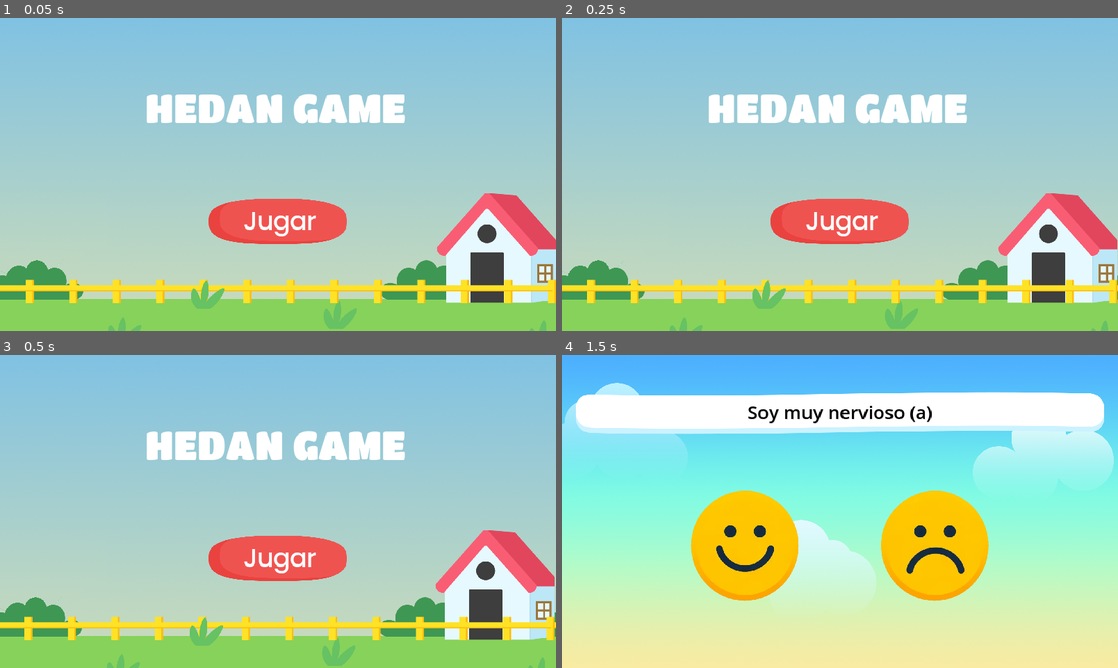
Above: before the commit, frames 1-4 (two rows, left to right).
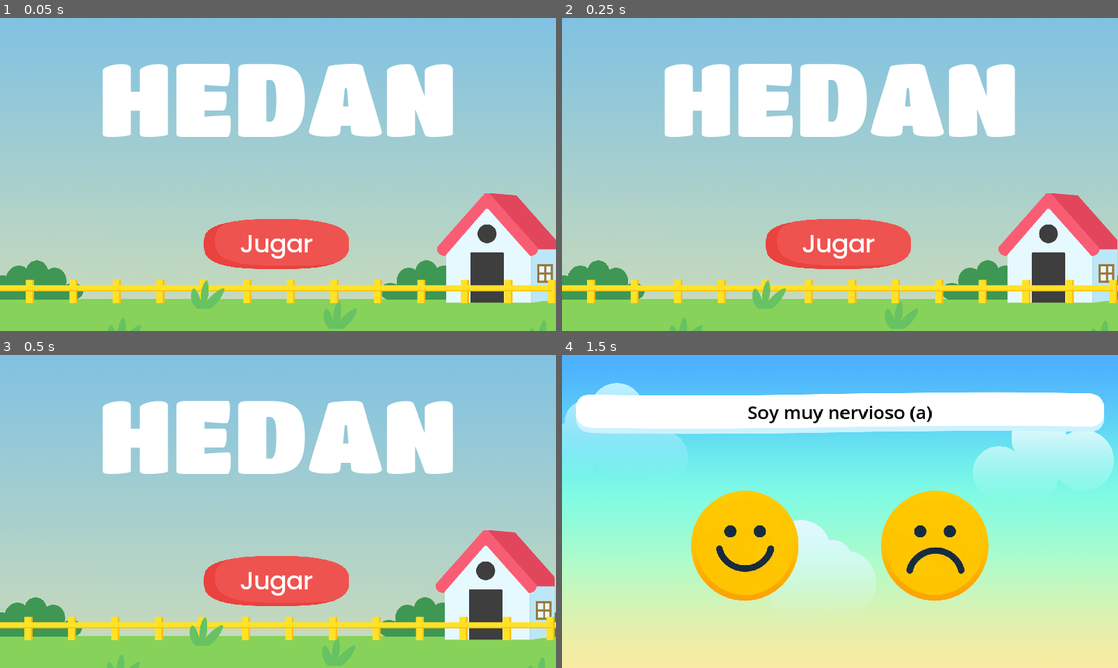
Above: after the commit, the same moments.

Repository: dennis-lincango/RespaldoGame
Game: Godot game, scene res://src/intro/intro.tscn
The game is run twice, just before and just after one commit, with the same random seed, the same clock (stepped at 60 frames per second) and the same inputs.
Inputs (mouse positions are in pixels of both pictures, inside the frame that each line leads up to):
- Up to frame 1 (0.05 s): no input
- Up to frame 2 (0.25 s): no input
- Up to frame 3 (0.5 s): no input
- Up to frame 4 (1.5 s): click (840, 580) at 0.5 s, where only the run after the commit has a clickable "Jugar"; click (934, 545) at 1.25 s

The runs differ from the first frame. In frame 1, 14% of the frame differs, in the area x 18-82%, y 14-81%; in frame 2, 14%; in frame 3, 14%; in frame 4, nothing differs.

Commit message:
refactor: use texture button instead of shaders

Diff:
--- a/src/intro/Area2D.gd
+++ /dev/null
@@ -1,15 +0,0 @@
-extends Area2D
-
-# Conectar la señal input_event desde el script en _ready
-func _ready():
-	self.connect("input_event", Callable(self, "_on_Area2D_input_event"))
-
-# Función para manejar el evento de entrada
-func _on_Area2D_input_event(_viewport, event, _shape_idx):
-	if event is InputEventMouseButton and event.pressed:
-		change_scene()
-
-# Función para cambiar la escena
-func change_scene():
-	get_tree().change_scene_to_file("res://src/questionnaire/questionnaire.tscn")
-	self.queue_free()
--- a/src/intro/intro.gd
+++ b/src/intro/intro.gd
@@ -1,15 +1,11 @@
-extends Area2D
-
-# Conectar la señal input_event desde el script en _ready
-func _ready():
-    self.connect("input_event", Callable(self, "_on_Area2D_input_event"))
+extends TextureButton
 
 # Función para manejar el evento de entrada
-func _on_Area2D_input_event(viewport, event, shape_idx):
-    if event is InputEventMouseButton and event.button_index == MouseButton.LEFT and event.pressed:
-        change_scene()
+func _on_pressed():
+	change_scene()
 
 # Función para cambiar la escena
 func change_scene():
-    var new_scene = load("res://src/questionnaire/questionnaire.tscn")
-    get_tree().change_scene_to(new_scene)
+	var new_scene = load("res://src/questionnaire/questionnaire.tscn")
+	get_tree().change_scene_to_packed(new_scene)
+	queue_free()
--- a/src/intro/intro.tscn
+++ b/src/intro/intro.tscn
@@ -1,74 +1,84 @@
-[gd_scene load_steps=10 format=3 uid="uid://qm5f0v37na1n"]
+[gd_scene load_steps=9 format=3 uid="uid://qm5f0v37na1n"]
 
 [ext_resource type="Shader" path="res://src/intro/intro.gdshader" id="1_sv864"]
 [ext_resource type="Texture2D" uid="uid://nq7456iqleq" path="res://assets/backgrounds/farm_bg.png" id="2_hb3d0"]
 [ext_resource type="FontFile" uid="uid://bdnwtfj0o2gyv" path="res://assets/fonts/TitanOne-Regular.ttf" id="3_wa2jq"]
 [ext_resource type="Texture2D" uid="uid://blg3cg1naay1o" path="res://assets/intro/buttom_play.png" id="4_uo8ui"]
-[ext_resource type="Script" path="res://src/intro/Area2D.gd" id="4_wl4mf"]
 [ext_resource type="FontFile" uid="uid://car5dbnakhbh0" path="res://assets/fonts/Poppins-Medium.ttf" id="5_b5al5"]
+[ext_resource type="Script" path="res://src/intro/intro.gd" id="5_t83l3"]
 [ext_resource type="Script" path="res://src/common/behaviours/cursor_changer.gd" id="6_hl5iw"]
 
 [sub_resource type="ShaderMaterial" id="ShaderMaterial_n0e8t"]
 shader = ExtResource("1_sv864")
 
-[sub_resource type="CapsuleShape2D" id="CapsuleShape2D_rws3b"]
-radius = 123.18
-height = 251.536
-
-[node name="Intro" type="Node2D"]
+[node name="Intro" type="Control"]
+layout_mode = 3
+anchors_preset = 15
+anchor_right = 1.0
+anchor_bottom = 1.0
+grow_horizontal = 2
+grow_vertical = 2
 
 [node name="TextureRect" type="TextureRect" parent="."]
 texture_repeat = 2
 material = SubResource("ShaderMaterial_n0e8t")
+layout_mode = 0
 offset_top = -719.0
 offset_right = 1920.0
 offset_bottom = 1681.0
 texture = ExtResource("2_hb3d0")
 
 [node name="Title" type="Label" parent="."]
+layout_mode = 1
+anchors_preset = 5
+anchor_left = 0.5
+anchor_right = 0.5
+offset_left = -619.5
+offset_top = 70.0
+offset_right = 619.5
+offset_bottom = 472.0
+grow_horizontal = 2
+size_flags_horizontal = 4
+theme_override_fonts/font = ExtResource("3_wa2jq")
+theme_override_font_sizes/font_size = 350
+text = "HEDAN"
+
+[node name="TextureButton" type="TextureButton" parent="."]
+layout_mode = 1
+anchors_preset = 7
+anchor_left = 0.5
+anchor_top = 1.0
+anchor_right = 0.5
+anchor_bottom = 1.0
+offset_left = -257.0
+offset_top = -387.0
+offset_right = 246.0
+offset_bottom = -214.0
+grow_horizontal = 2
+grow_vertical = 0
+texture_normal = ExtResource("4_uo8ui")
+ignore_texture_size = true
+stretch_mode = 0
+script = ExtResource("5_t83l3")
+
+[node name="Play" type="Label" parent="TextureButton"]
+layout_mode = 1
 anchors_preset = 8
 anchor_left = 0.5
 anchor_top = 0.5
 anchor_right = 0.5
 anchor_bottom = 0.5
-offset_left = 501.0
-offset_top = 230.0
-offset_right = 1401.0
-offset_bottom = 385.0
+offset_left = -126.0
+offset_top = -60.0
+offset_right = 126.0
+offset_bottom = 60.0
 grow_horizontal = 2
 grow_vertical = 2
-size_flags_horizontal = 4
-theme_override_fonts/font = ExtResource("3_wa2jq")
-theme_override_font_sizes/font_size = 135
-text = "HEDAN GAME"
-
-[node name="Area2D" type="Area2D" parent="."]
-position = Vector2(960, 702)
-scale = Vector2(1.93213, 0.625)
-script = ExtResource("4_wl4mf")
-
-[node name="ButtomPlay" type="Sprite2D" parent="Area2D"]
-position = Vector2(-0.258789, -0.800045)
-scale = Vector2(0.964366, 0.98125)
-texture = ExtResource("4_uo8ui")
-
-[node name="CollisionShape2D" type="CollisionShape2D" parent="Area2D"]
-shape = SubResource("CapsuleShape2D_rws3b")
-
-[node name="CursorChanger" type="Node" parent="Area2D"]
-script = ExtResource("6_hl5iw")
-
-[node name="Play" type="Label" parent="."]
-anchors_preset = 5
-anchor_left = 0.5
-anchor_right = 0.5
-offset_left = 841.0
-offset_top = 641.0
-offset_right = 1093.0
-offset_bottom = 761.0
-grow_horizontal = 2
 theme_override_fonts/font = ExtResource("5_b5al5")
 theme_override_font_sizes/font_size = 85
 text = "Jugar"
 
-[connection signal="input_event" from="Area2D" to="Area2D" method="_on_input_event"]
+[node name="CursorChanger" type="Node" parent="TextureButton"]
+script = ExtResource("6_hl5iw")
+
+[connection signal="pressed" from="TextureButton" to="TextureButton" method="_on_pressed"]
--- a/src/minigames/memory/memory.tscn
+++ b/src/minigames/memory/memory.tscn
@@ -6,6 +6,21 @@
 [ext_resource type="Script" path="res://src/minigames/memory/card_one_name.gd" id="4_6arwq"]
 [ext_resource type="Script" path="res://src/common/behaviours/cursor_changer.gd" id="4_08fcv"]
 [ext_resource type="Script" path="res://src/minigames/memory/card_two_name.gd" id="5_tveaw"]
+
+[sub_resource type="Animation" id="Animation_m30hb"]
+length = 0.001
+tracks/0/type = "value"
+tracks/0/imported = false
+tracks/0/enabled = true
+tracks/0/path = NodePath(".:position")
+tracks/0/interp = 1
+tracks/0/loop_wrap = true
+tracks/0/keys = {
+"times": PackedFloat32Array(0),
+"transitions": PackedFloat32Array(1),
+"update": 0,
+"values": [Vector2(0, 0)]
+}
 
 [sub_resource type="Animation" id="Animation_xbf3y"]
 resource_name = "slide_transition"
@@ -23,21 +38,6 @@
 "values": [Vector2(0, 0), Vector2(-1920, 0)]
 }
 
-[sub_resource type="Animation" id="Animation_m30hb"]
-length = 0.001
-tracks/0/type = "value"
-tracks/0/imported = false
-tracks/0/enabled = true
-tracks/0/path = NodePath(".:position")
-tracks/0/interp = 1
-tracks/0/loop_wrap = true
-tracks/0/keys = {
-"times": PackedFloat32Array(0),
-"transitions": PackedFloat32Array(1),
-"update": 0,
-"values": [Vector2(0, 0)]
-}
-
 [sub_resource type="AnimationLibrary" id="AnimationLibrary_wmg1w"]
 _data = {
 "RESET": SubResource("Animation_m30hb"),
